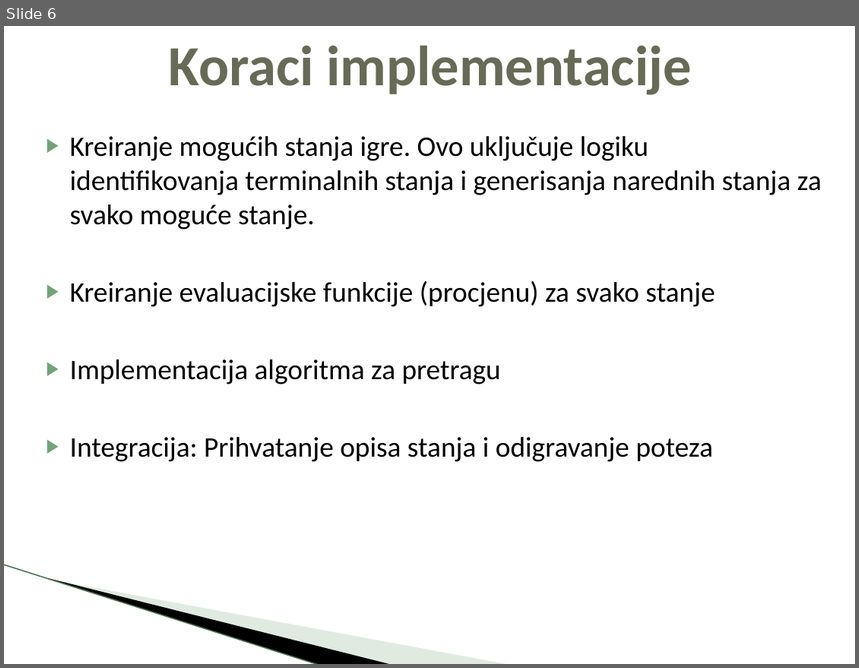
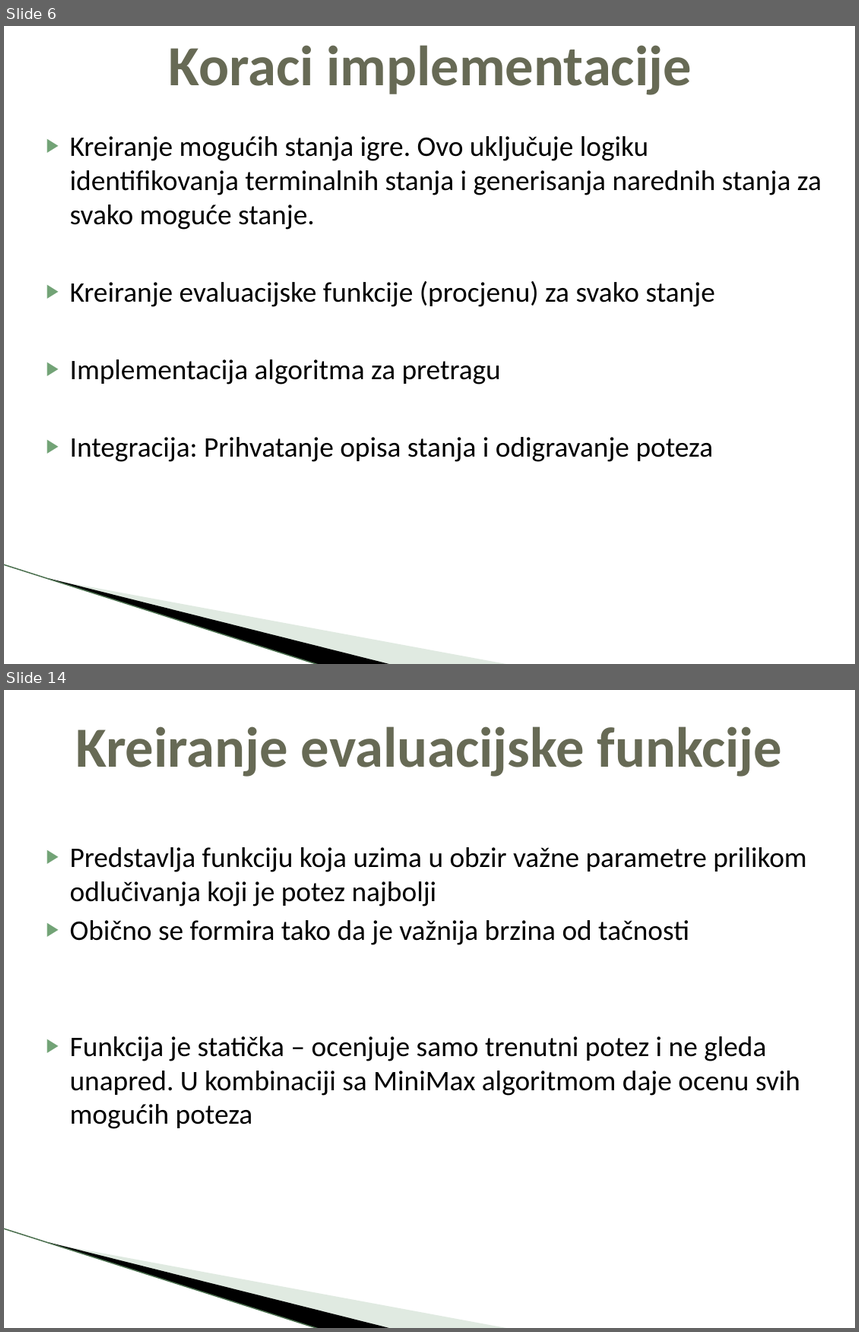
Before and after one commit to boimw/checkers, a slide deck: Projekat-Checkers.pptx. Shown one above the other, each under a label of ours: slide 6 before the commit, slides 6 and 14 after it; the slides between them are not shown. The pictures are 859x668 and 859x1332 pixels, drawn with LibreOffice and Linux fonts; fonts in the diff are those of the drawing; background and template pictures are left out. Boxes give left, top, right and bottom in pixels: in the first picture for what was removed or moved away, otherwise in the second. Text is boxed around its words. In the diff, an @@ line names an element or a change of style, - is before the commit and + after.

```diff
--- a/Projekat-Checkers.pptx
+++ b/Projekat-Checkers.pptx
@@ slide 14 added at bbox=[4, 690, 855, 1328], background #FFFFFF; not listed: 3 template elements that a slide beside it also shows @@
@@ title added at bbox=[75, 726, 783, 777], 48 pt, text #676A55, bold @@
+Kreiranje evaluacijske funkcije
@@ text added at bbox=[70, 847, 807, 1129], 24 pt, text #000000 @@
+▶ Predstavlja funkciju koja uzima u obzir važne parametre prilikom odlučivanja koji je potez najbolji
+▶ Obično se formira tako da je važnija brzina od tačnosti
+▶ Funkcija je statička – ocenjuje samo trenutni potez i ne gleda unapred. U kombinaciji sa MiniMax algoritmom daje ocenu svih mogućih poteza
```
Also in this commit, not shown: 8 slides changed, 11 other slides added, 3 slides removed, 15 other files.
